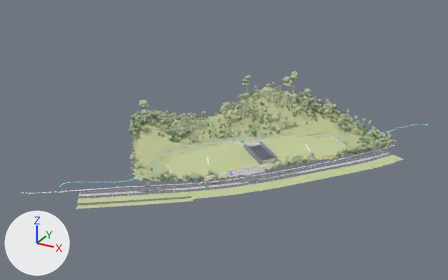
One commit to the glTF model KHFR_summer_cricket.glb: the scene before it, then after it.
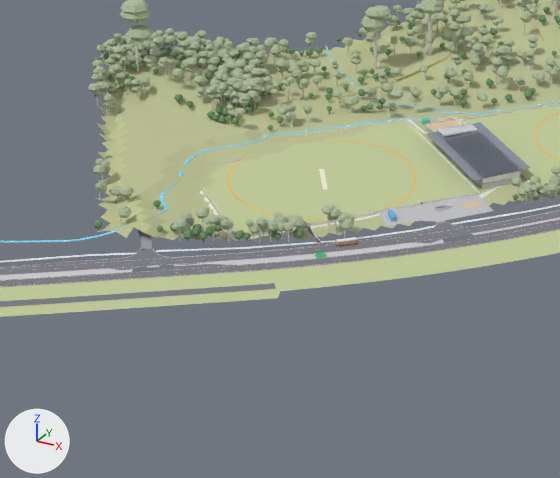
There are two pictures of each version: one whole from a 50 mm camera at (457.0, -980.0, 463.0) aimed at (-22.0, -109.0, 28.0), one close up on the part from 22% to 64% of the width and 36% to 94% of the height. Every picture has the same lights, and +X, +Y and +Z are marked at lower left. The last two pictures show the newer version. Vertices at exactly the same position are counted once.

The first close-up shows 'Bush planting zones (euc_can)', 'Bushland forest (euc_can)', 'Bushland forest (wat_can)', 'Driveway', 'E2 car park (retained)', 'Median (separated)', 'Pavilion roof (skillion)', 'Reserve terrain', 'Road reserve (far verge)', 'Swansea Rd NE-bound (surveyed both edges)', 'Swansea Rd SW-bound (2 lanes, smooth)', 'Tennis precinct bush retained (euc_can)', 'field N flatgrass', 'field S flatgrass' and 52 more.
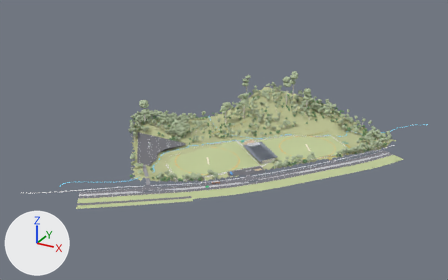
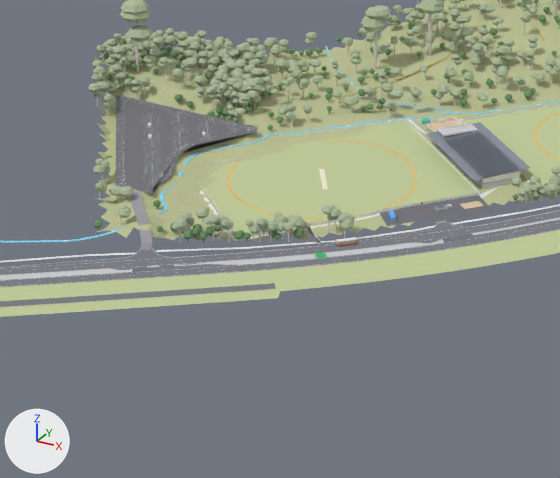
Where the change shows, as pixel boxes (x1, y1, x2, y2) in the close-ups (560 x 478 px):
'New car park (~220)', recoloured, reshaped (not visible before)
    after: (116, 95, 258, 194)
'E2 car park (retained)', recoloured (light grey to grey)
    both: (380, 195, 493, 226)
'Driveway', reshaped
    before: (138, 230, 152, 250)
    after: (130, 191, 152, 250)

What changed in the scene script:
```text
Change mat_park:
    mat_park.base_color: (0.55, 0.55, 0.58) -> (0.17, 0.17, 0.19)  # light grey #c4c4c8 -> grey #737379
Change me_new_car_park___220:
    used by ob_new_car_park___220; location = (0.0, 0.0, 0.0)
    remove me_new_car_park___220.from_pydata(...)  # 19 vertices, 27 faces; spans x -205.5..-95.5, y -220.3..-112.3, z 0.0..0.1
    add me_new_car_park___220.from_pydata(...)  # 20 vertices, 36 faces; spans x -205.5..-95.5, y -220.3..-112.3, z 6.4..6.6
    me_new_car_park___220 part 1: the whole mesh is rebuilt
Change me_driveway:
    used by ob_driveway; location = (0.0, 0.0, 0.0)
    remove me_driveway.from_pydata(...)  # 182 vertices, 180 faces; spans x -114.3..-70.6, y -269.2..-220.8, z 0.1
    add me_driveway.from_pydata(...)  # 363 vertices, 361 faces; spans x -114.3..-70.6, y -269.3..-220.4, z 0.1..6.6
    me_driveway part 2: 180 vertices removed from x -114.3..-70.9, y -269.2..-220.8, z 0.1; 361 vertices added at x -114.3..-70.7, y -269.3..-220.4, z 0.1..6.6
```
